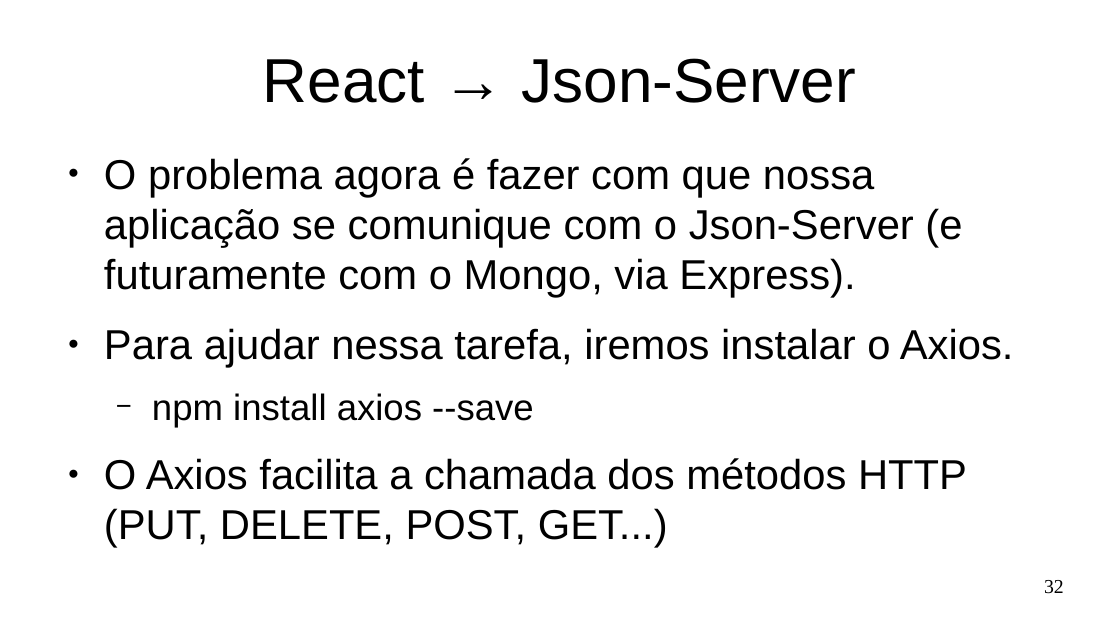
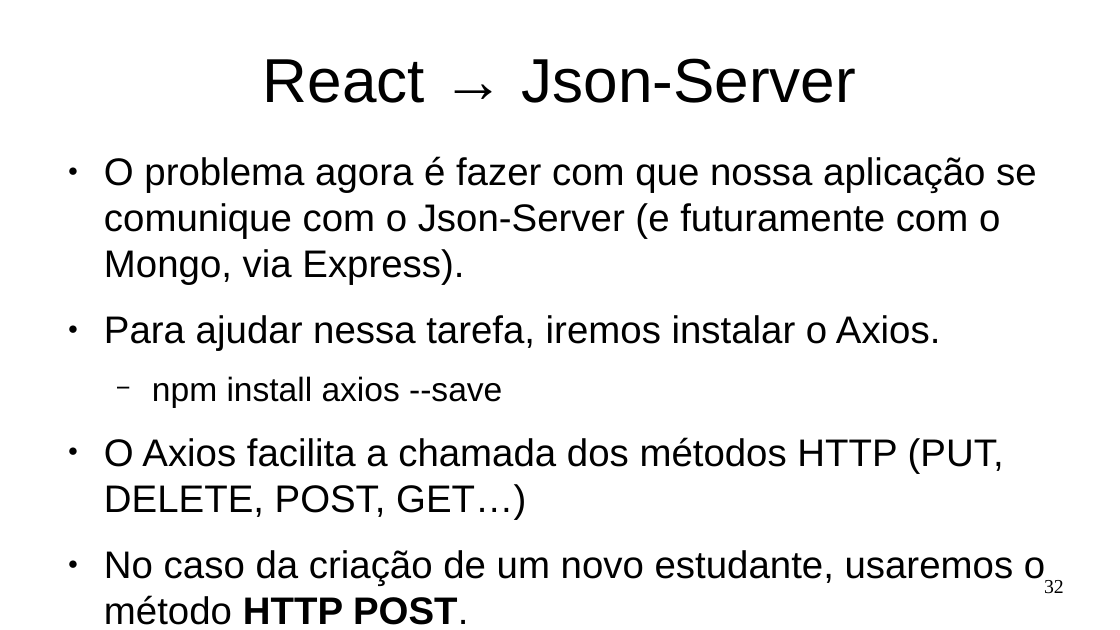
Before and after one commit to Marques-Dev/WEB_2020-1, a slide deck: slide 32 of SLIDES/aula03.odp. Drawn at 1120x630 pixels with LibreOffice and Linux fonts; fonts in the diff are those of the drawing. Boxes give left, top, right and bottom in pixels: in the first picture for what was removed or moved away, otherwise in the second. Text is boxed around its words. In the diff, an @@ line names an element or a change of style, - is before the commit and + after.

Commit message:
edit estudante

```diff
--- a/SLIDES/aula03.odp
+++ b/SLIDES/aula03.odp
@@ text at [104, 156, 1037, 407]: size 29.6 to 27.2 pt in "O problema agora é fazer com que ...", "Para ajudar nessa tarefa, iremos instalar o ..."; size 25.9 to 23.8 pt in "npm install axios --save" @@
@@ text at [104, 437, 1045, 625]: text changed; size 29.6 to 27.2 pt @@
-● O Axios facilita a chamada dos métodos HTTP (PUT, DELETE, POST, GET...)
+● O Axios facilita a chamada dos métodos HTTP (PUT, DELETE, POST, GET…)
+● No caso da criação de um novo estudante, usaremos o método HTTP POST.
```
Also in this commit, not shown: 16 slides added, 6 slides removed, 7 other files.
